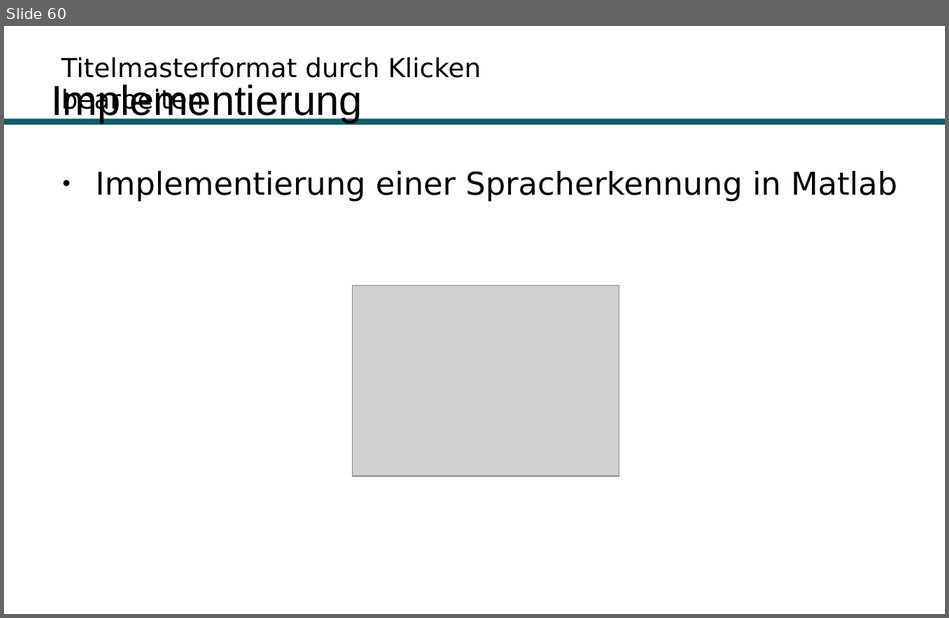
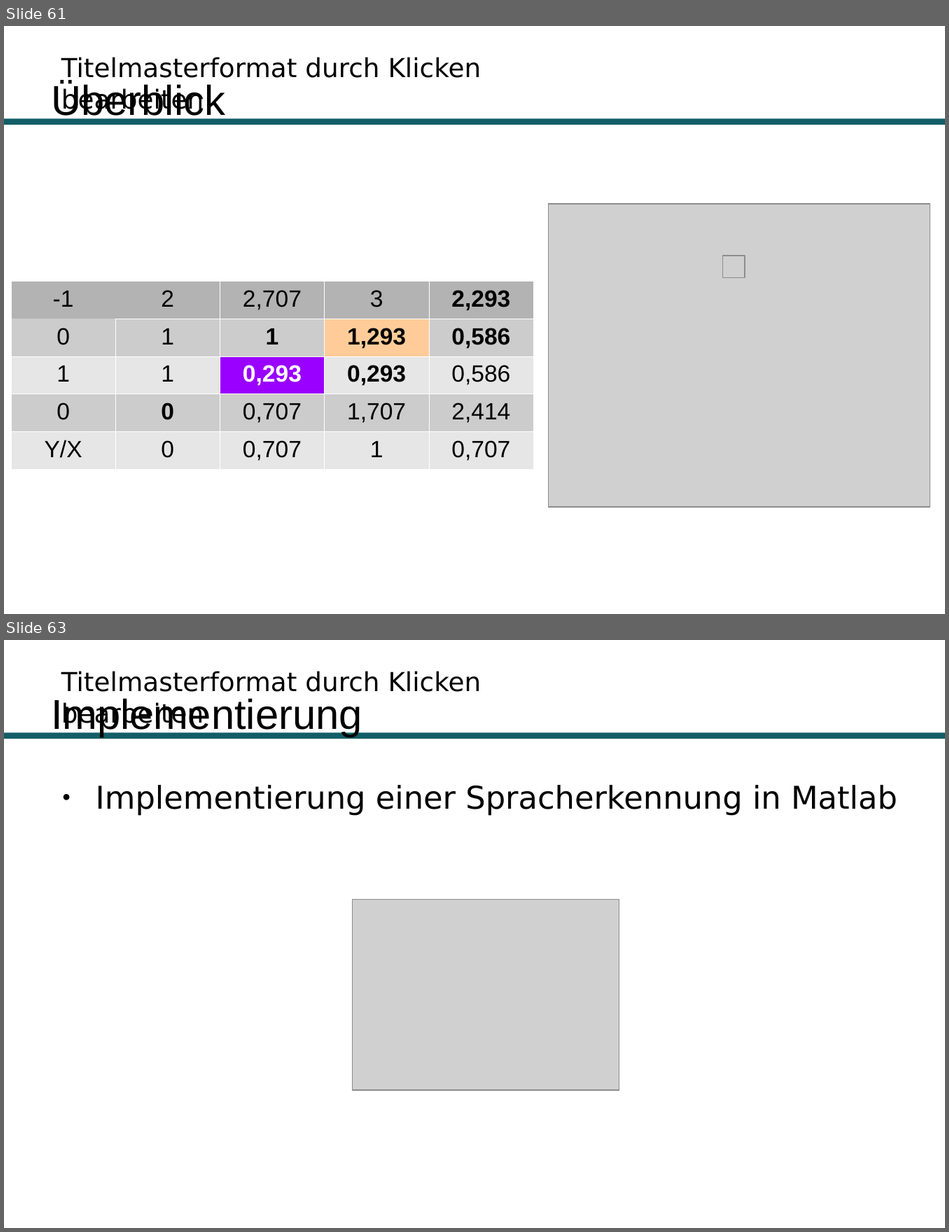
Before and after one commit to Hirnschwamm/DTW, a slide deck: Präsentation.odp. Shown one above the other, each under a label of ours: slide 60 before the commit, slides 61 and 63 after it; the slides between them are not shown. The pictures are 949x618 and 949x1232 pixels, drawn with LibreOffice and Linux fonts; fonts in the diff are those of the drawing; grey boxes stand for pictures; background and template pictures are left out. Boxes give left, top, right and bottom in pixels: in the first picture for what was removed or moved away, otherwise in the second. Text is boxed around its words. In the diff, an @@ line names an element or a change of style, - is before the commit and + after.

Commit message:
presentation update

```diff
--- a/Präsentation.odp
+++ b/Präsentation.odp
@@ slide 61 added at (x1=4, y1=26, x2=945, y2=614), background #FFFFFF; not listed: 2 template elements that a slide beside it also shows @@
@@ title added at (x1=51, y1=81, x2=225, y2=123), 32 pt, text #000000 @@
+Überblick
@@ picture added at (x1=549, y1=204, x2=931, y2=507) @@
@@ picture added at (x1=723, y1=256, x2=745, y2=278) @@
@@ table added at (x1=10, y1=281, x2=532, y2=464), 5 rows, 5 columns @@
+-1 | 2 | 2,707 | 3 | 2,293
+0 | 1 | 1 | 1,293 | 0,586
+1 | 1 | 0,293 | 0,293 | 0,586
+0 | 0 | 0,707 | 1,707 | 2,414
+Y/X | 0 | 0,707 | 1 | 0,707
@@ what was slide 60 is now slide 63 @@
```
Also in this commit, not shown: 4 slides changed, 2 other slides added.
